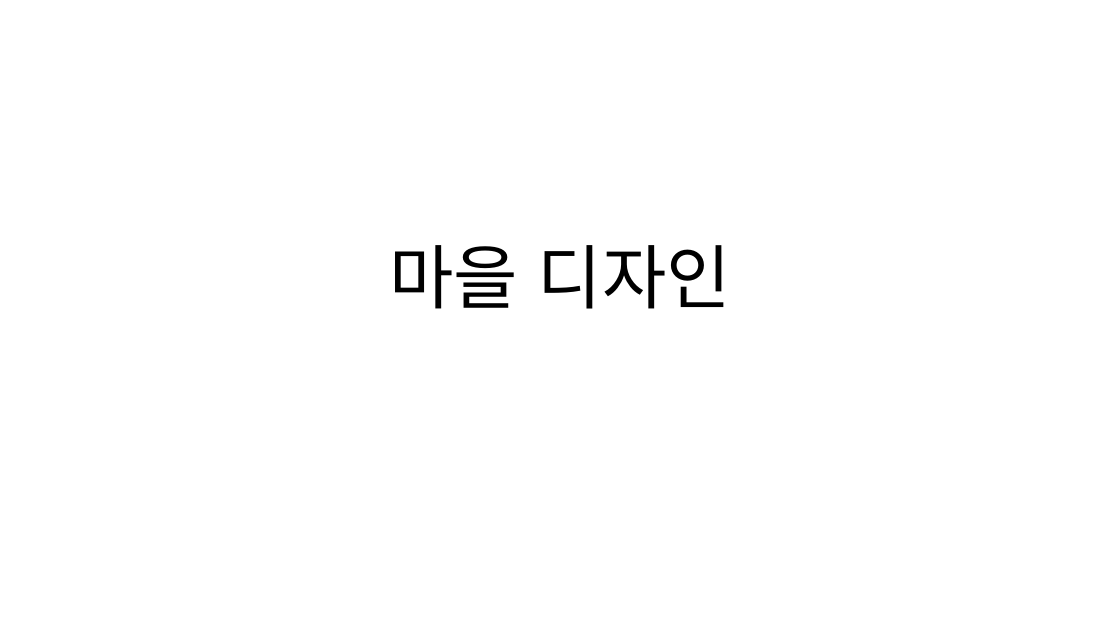
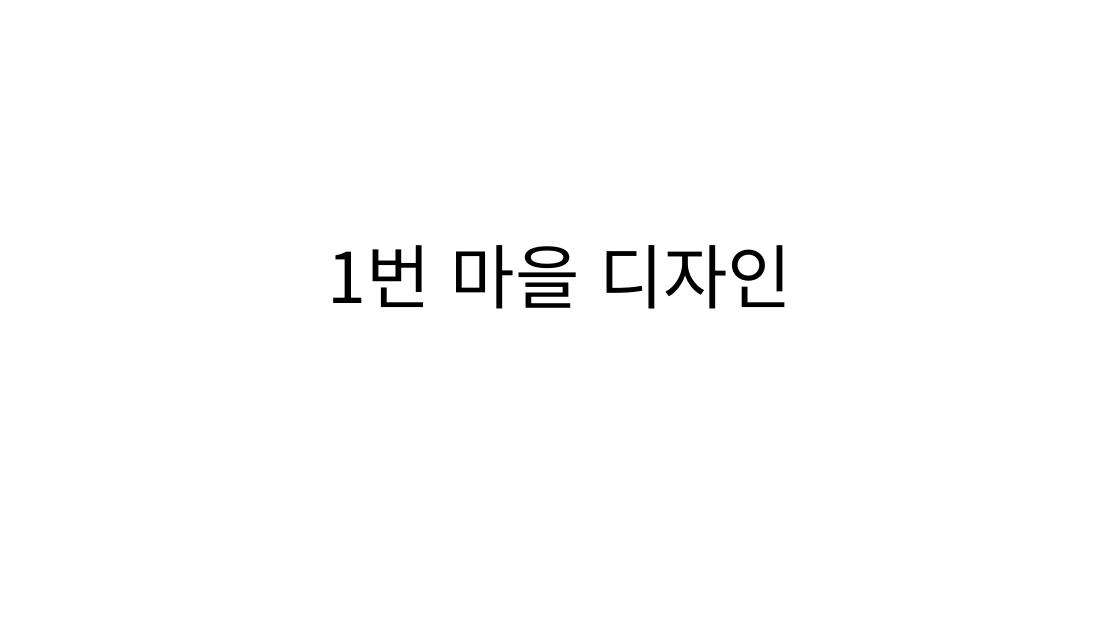
Before and after one commit to go4521304/Backyeah, a slide deck: slide 1 of document/레퍼런스 이미지/1번마을예시/1번마을 디자인.pptx. Drawn at 1120x630 pixels with LibreOffice and Linux fonts; fonts in the diff are those of the drawing. Boxes give left, top, right and bottom in pixels: in the first picture for what was removed or moved away, otherwise in the second. Text is boxed around its words. In the diff, an @@ line names an element or a change of style, - is before the commit and + after.

Commit message:
디자인 레퍼런스 추가

```diff
--- a/document/레퍼런스 이미지/1번마을예시/1번마을 디자인.pptx
+++ b/document/레퍼런스 이미지/1번마을예시/1번마을 디자인.pptx
@@ title at (x1=328, y1=245, x2=792, y2=309): text changed @@
-마을 디자인
+1번 마을 디자인
```
Also in this commit, not shown: 1 slide added, 3 other files.
